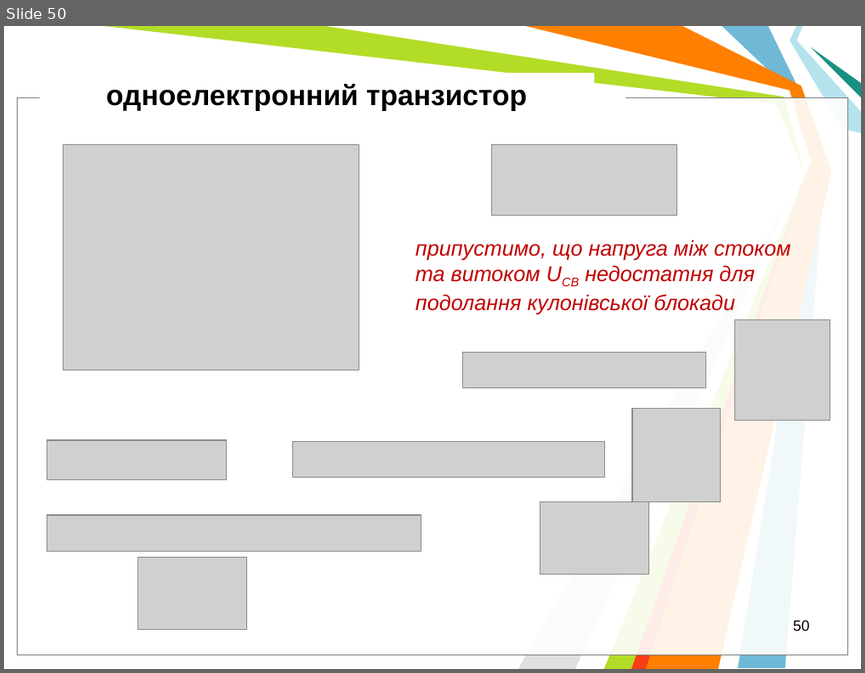
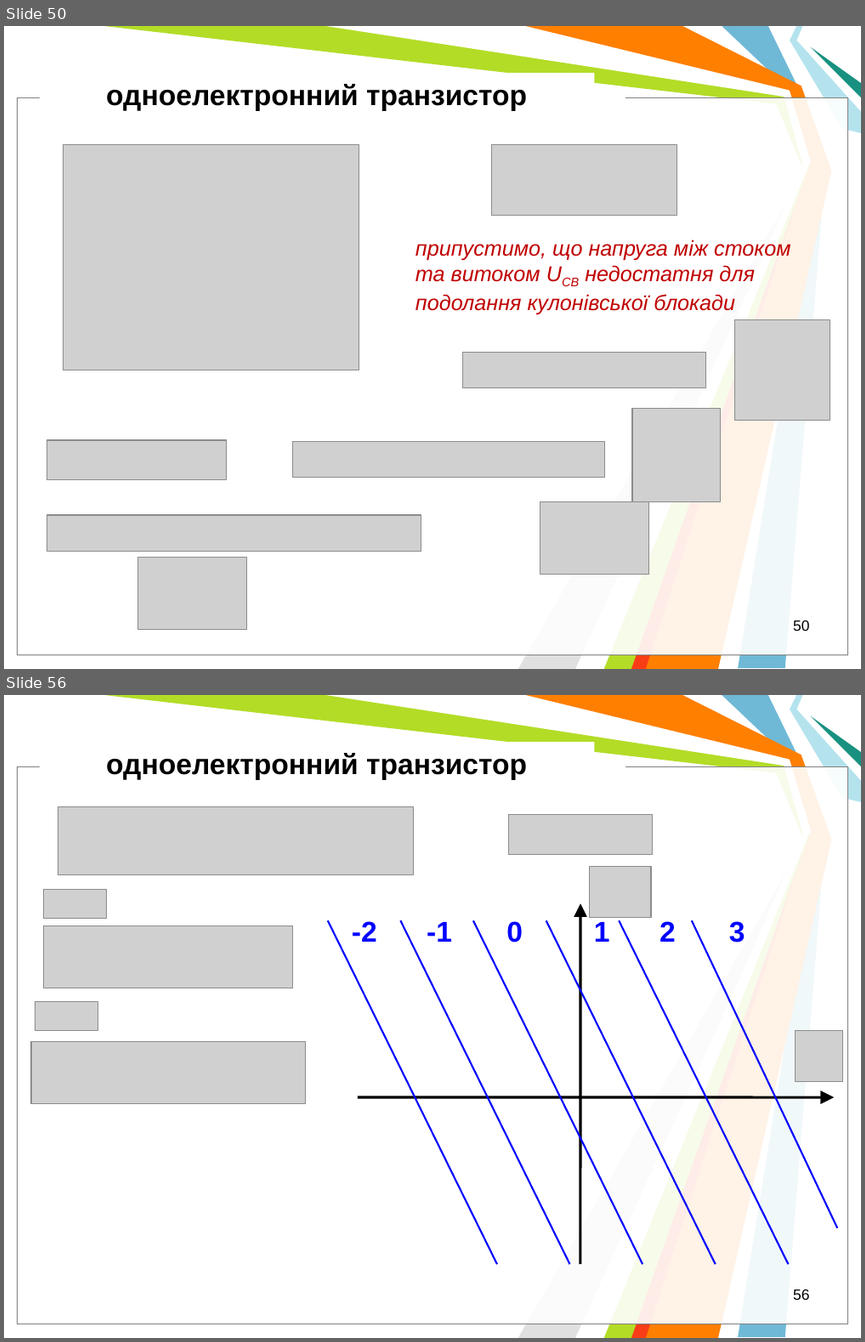
Before and after one commit to l432/NMK, a slide deck: Lecture/Nanoelectronika/Present/NanoelectronV2.ppt. Shown one above the other, each under a label of ours: slide 50 before the commit, slides 50 and 56 after it; the slides between them are not shown. The pictures are 865x673 and 865x1342 pixels, drawn with LibreOffice and Linux fonts; fonts in the diff are those of the drawing; grey boxes stand for pictures; background and template pictures are left out. Boxes give left, top, right and bottom in pixels: in the first picture for what was removed or moved away, otherwise in the second. Text is boxed around its words. In the diff, an @@ line names an element or a change of style, - is before the commit and + after.

```diff
--- a/Lecture/Nanoelectronika/Present/NanoelectronV2.ppt
+++ b/Lecture/Nanoelectronika/Present/NanoelectronV2.ppt
@@ slide 56 added at [4,695,861,1338], background #FFFFFF; not listed: 11 template elements that a slide beside it also shows @@
@@ text added at [106,753,527,780], 24 pt, text #000000, bold @@
+одноелектронний транзистор
@@ picture added at [58,807,414,875] @@
@@ picture added at [509,814,652,854] @@
@@ picture added at [589,866,651,917] @@
@@ picture added at [43,889,106,918] @@
@@ line added from (328, 920) to (497, 1264), #0000FF 1.5 pt @@
@@ text added at [352,921,377,941], 24 pt, text #0000FF, bold @@
+-2
@@ line added from (401, 920) to (569, 1264), #0000FF 1.5 pt @@
@@ text added at [426,922,452,941], 24 pt, text #0000FF, bold @@
+-1
@@ line added from (473, 920) to (642, 1264), #0000FF 1.5 pt @@
@@ text added at [506,921,522,942], 24 pt, text #0000FF, bold @@
+0
@@ line added from (546, 920) to (715, 1264), #0000FF 1.5 pt @@
@@ arrow added from (580, 1264) to (580, 903), #000000 2.24 pt @@
@@ text added at [594,922,610,941], 24 pt, text #0000FF, bold @@
+1
@@ line added from (619, 920) to (788, 1264), #0000FF 1.5 pt @@
@@ text added at [659,921,676,941], 24 pt, text #0000FF, bold @@
+2
@@ line added from (691, 920) to (837, 1228), #0000FF 1.5 pt @@
@@ text added at [729,921,745,942], 24 pt, text #0000FF, bold @@
+3
@@ picture added at [43,925,293,987] @@
@@ picture added at [35,1001,98,1030] @@
@@ picture added at [31,1041,306,1103] @@
@@ picture added at [794,1030,843,1082] @@
@@ arrow added from (358, 1097) to (834, 1097), #000000 2.24 pt @@
@@ page number added at [793,1288,809,1299], 12.5 pt, text #000000 @@
+56
```
Also in this commit, not shown: 5 slides changed, 10 other slides added, 3 other files.
